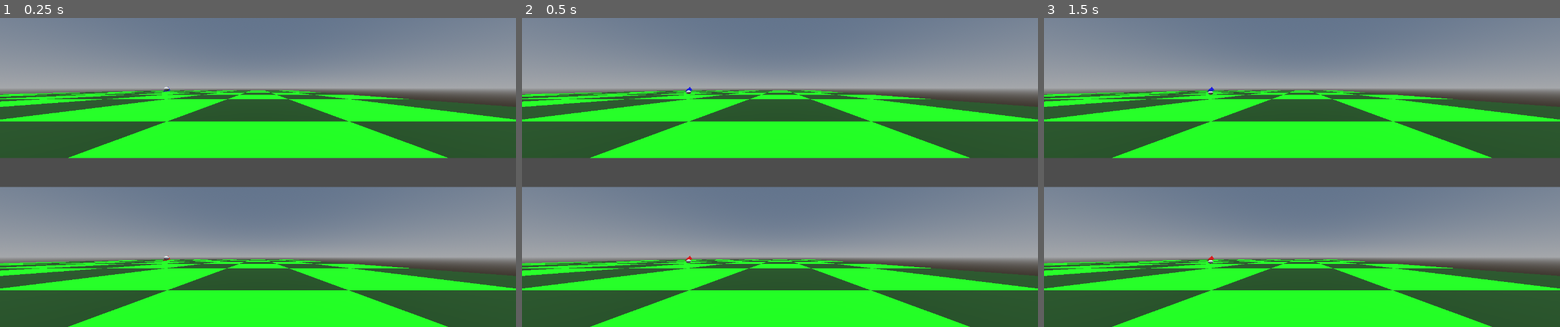
Above: before the commit, frames 1-3 (left to right).
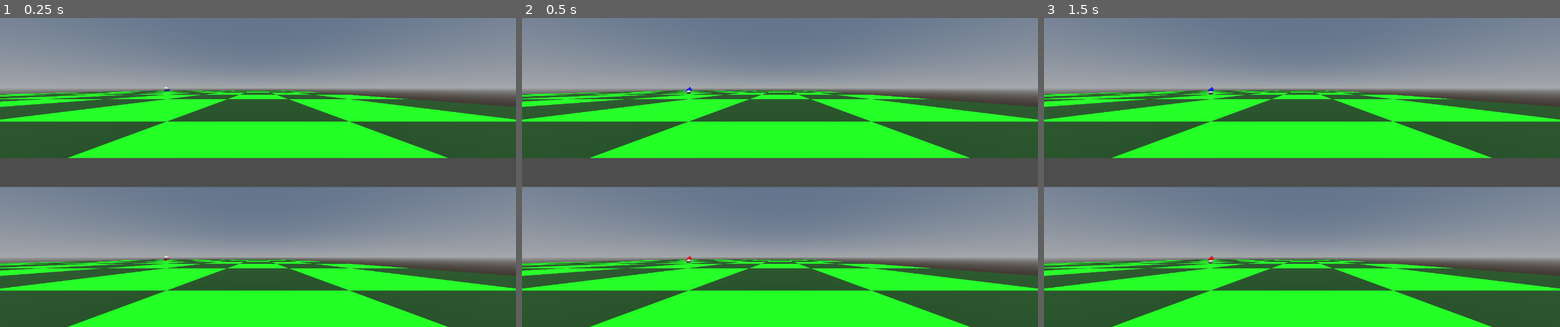
Above: after the commit, the same moments.

Repository: soerenkoehler/openblazer
Game: Godot game, scene res://main.tscn
Same seed, same stepped clock (60 frames per second), same inputs: the game is played once before the commit and once after it.
Inputs:
- Up to frame 1 (0.25 s): no input
- Up to frame 2 (0.5 s): no input
- Up to frame 3 (1.5 s): tap Enter at 1.25 s

The runs differ from the first frame. In frame 1, 0.8% of the frame differs, in the area x 0-100%, y 23-100%; in frame 2, 0.8%; in frame 3, 0.8%.

Commit message:
project settings

Diff:
--- a/game/playfield.tscn
+++ b/game/playfield.tscn
@@ -28,7 +28,7 @@
 albedo_color = Color(0, 1, 0, 1)
 albedo_texture = ExtResource("1_ig7tw")
 uv1_scale = Vector3(5, 5, 5)
-texture_filter = 0
+texture_filter = 5
 distance_fade_min_distance = 150.0
 distance_fade_max_distance = 100.0
 
--- a/game/project.godot
+++ b/game/project.godot
@@ -37,7 +37,5 @@
 [rendering]
 
 rendering_device/driver.windows="d3d12"
-renderer/rendering_method="gl_compatibility"
-renderer/rendering_method.mobile="gl_compatibility"
-anti_aliasing/quality/use_debanding=true
-anti_aliasing/quality/screen_space_aa=2
+shader_compiler/shader_cache/strip_debug=true
+textures/default_filters/anisotropic_filtering_level=3
Not shown, changed: game/export_presets.cfg
